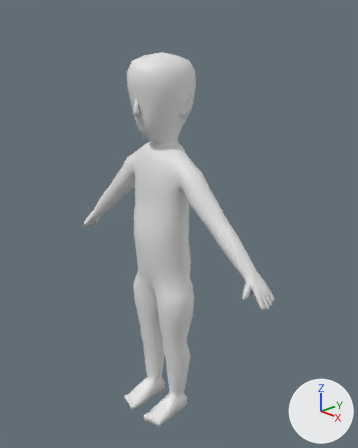
Renders of the Blender file assets/models/human_child/human_child.blend from each side of a commit.
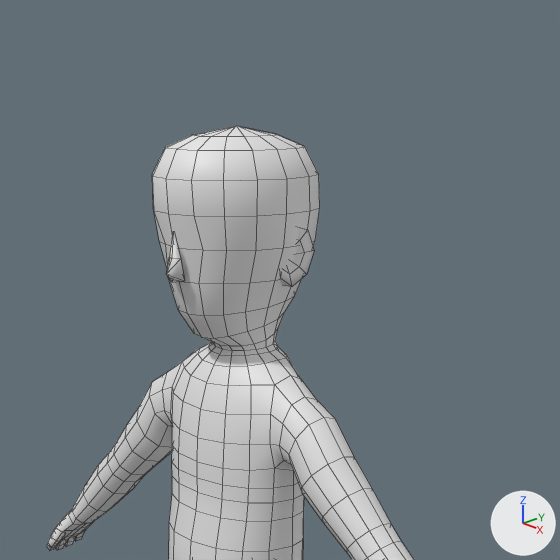
Each version is shown whole from a 50 mm camera at (1.063, -0.935, 1.195) aimed at (0.027, 0.042, 0.651), then close up on the part from 18% to 82% of the width and 0% to 52% of the height. The axes (+X, +Y, +Z) are drawn at lower right. The lights are the same throughout. The older version's two pictures come first. The close-ups show mesh edges as thin lines.

Objects in the first close-up: 'Body'.
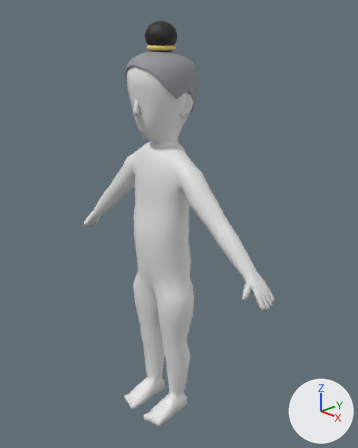
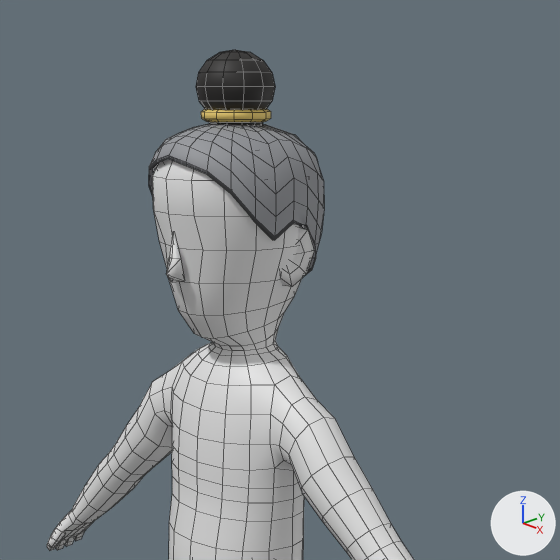
Pixel boxes [x1, y1, x2, y2] of what changed, in the close-ups (560 x 560 px):
```json
{"object": "Hair_juk", "change": "added", "after": [149, 50, 324, 274], "faces in mat_hairscalp (grey #95979b)": [149, 124, 324, 274], "faces in mat_hairblack (black #242221)": [196, 50, 275, 126], "faces in mat_hairgold (yellow #edce6f)": [201, 109, 271, 122]}
```

The change, as JSON lines over the scene's bpy script:
```json
{"op": "add", "block": "mat_hairgold", "code": ["mat_hairgold = principled_material('HairGold')", "mat_hairgold.base_color = (0.85, 0.62, 0.16)  # yellow #edce6f", "mat_hairgold.roughness = 0.6"]}
{"op": "add", "block": "mat_hairscalp", "code": ["mat_hairscalp = principled_material('HairScalp')", "mat_hairscalp.base_color = (0.3, 0.31, 0.33)  # grey #95979b", "mat_hairscalp.roughness = 0.6"]}
{"op": "add", "block": "mat_hairblack", "code": ["mat_hairblack = principled_material('HairBlack')", "mat_hairblack.base_color = (0.018, 0.016, 0.015)  # black #242221", "mat_hairblack.roughness = 0.6"]}
{"op": "add", "block": "me_hair_juk", "code": ["me_hair_juk = bpy.data.meshes.new('Hair_juk')", "me_hair_juk.from_pydata(...)  # 591 vertices, 590 faces; spans x -0.093..0.093, y -0.094..0.109, z 0.973..1.228", "me_hair_juk.polygons.foreach_set('use_smooth', [True] * 590)", "# faces by material slot: [110, 72, 408]", "me_hair_juk.materials.append(mat_hairblack)  # black #242221", "me_hair_juk.materials.append(mat_hairgold)  # yellow #edce6f", "me_hair_juk.materials.append(mat_hairscalp)  # grey #95979b"]}
{"op": "add", "block": "ob_hair_juk", "code": ["ob_hair_juk = bpy.data.objects.new('Hair_juk', me_hair_juk)", "ob_hair_juk.location = (0.0, 0.0, 0.0)"]}
```
